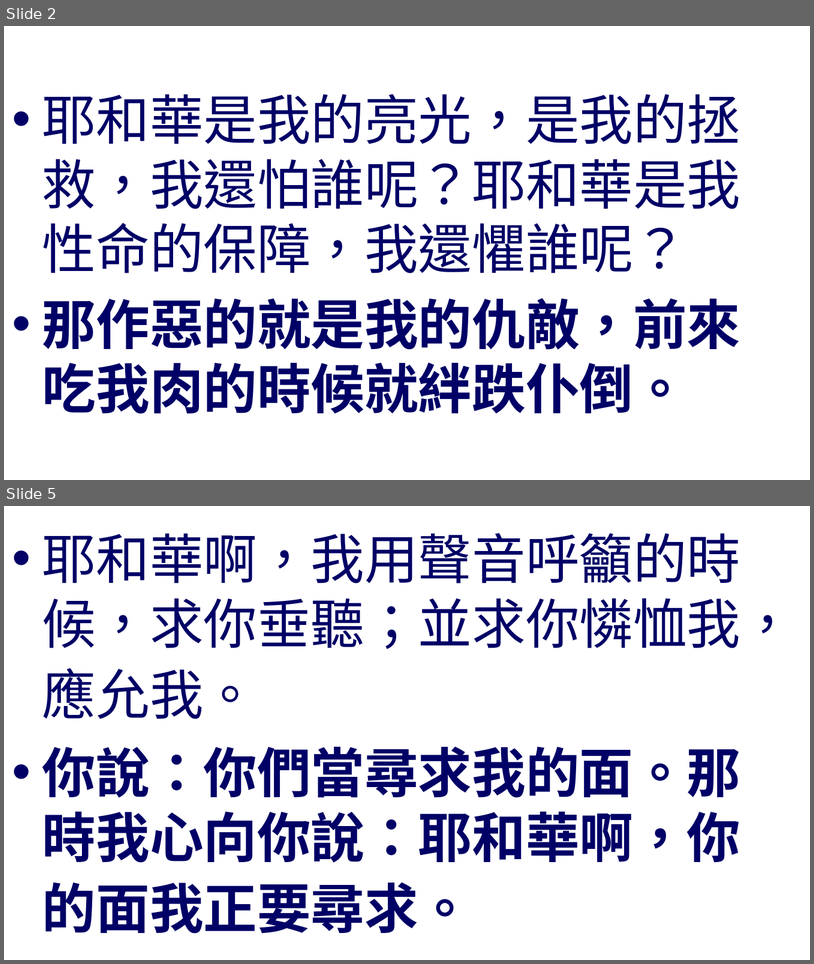
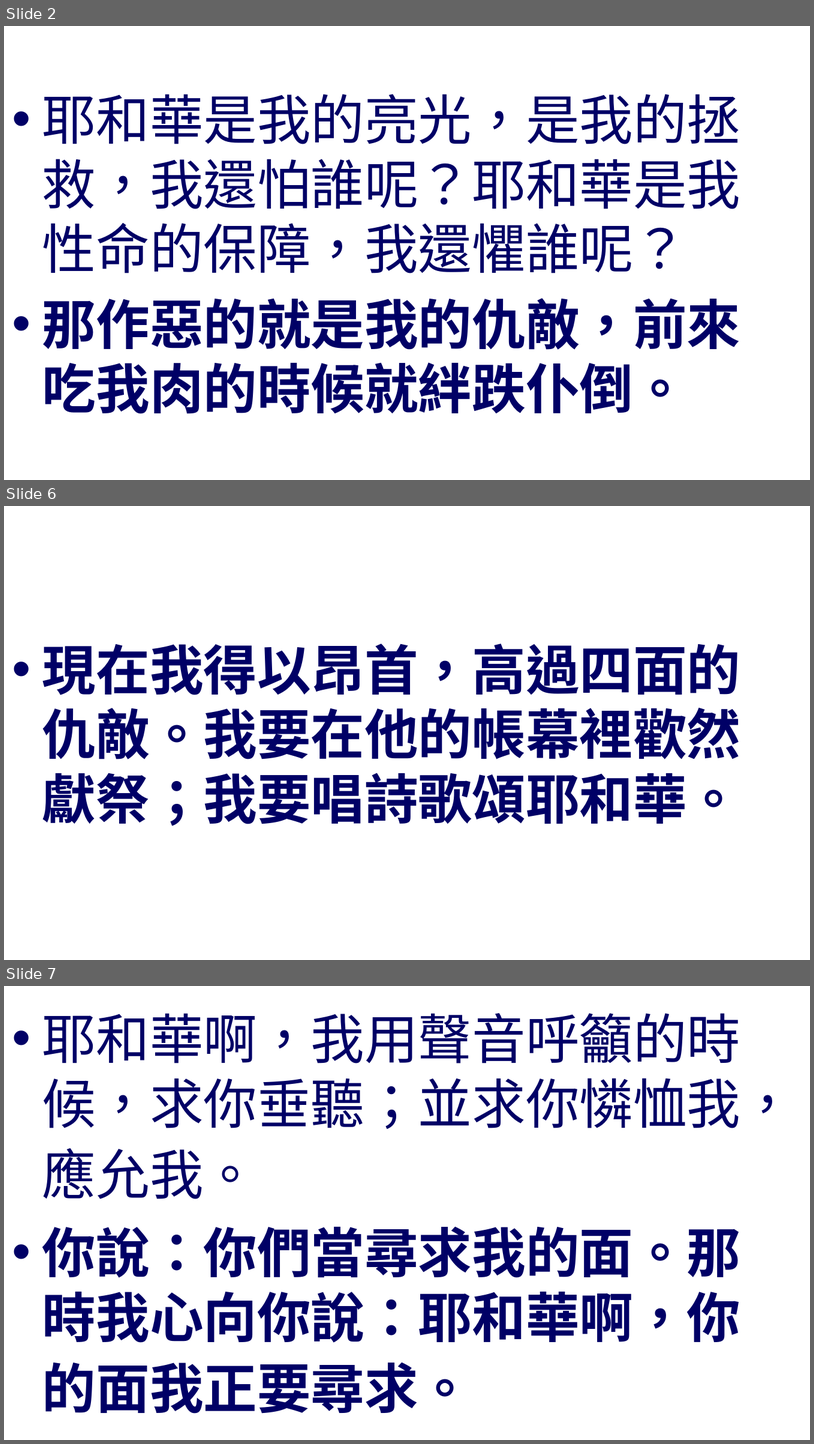
Before and after one commit to batisuoc/worship-resources, a slide deck: 63主是力量.pptx. Shown one above the other, each under a label of ours: slides 2 and 5 before the commit, slides 2, 6 and 7 after it; the slides between them are not shown. The pictures are 814x964 and 814x1444 pixels, drawn with LibreOffice and Linux fonts; fonts in the diff are those of the drawing; background and template pictures are left out. Boxes give left, top, right and bottom in pixels: in the first picture for what was removed or moved away, otherwise in the second. Text is boxed around its words. In the diff, an @@ line names an element or a change of style, - is before the commit and + after.

```diff
--- a/63主是力量.pptx
+++ b/63主是力量.pptx
@@ slide 6 added at <box>4,506,810,960</box>, background picture (left out) @@
@@ text added at <box>42,643,741,826</box>, 48 pt, text #000066, bold @@
+• 現在我得以昂首，高過四面的仇敵。我要在他的帳幕裡歡然獻祭；我要唱詩歌頌耶和華。
@@ what was slide 5 is now slide 7 @@
```
Also in this commit, not shown: 3 slides changed, 1 other slide added, 1 other file.
